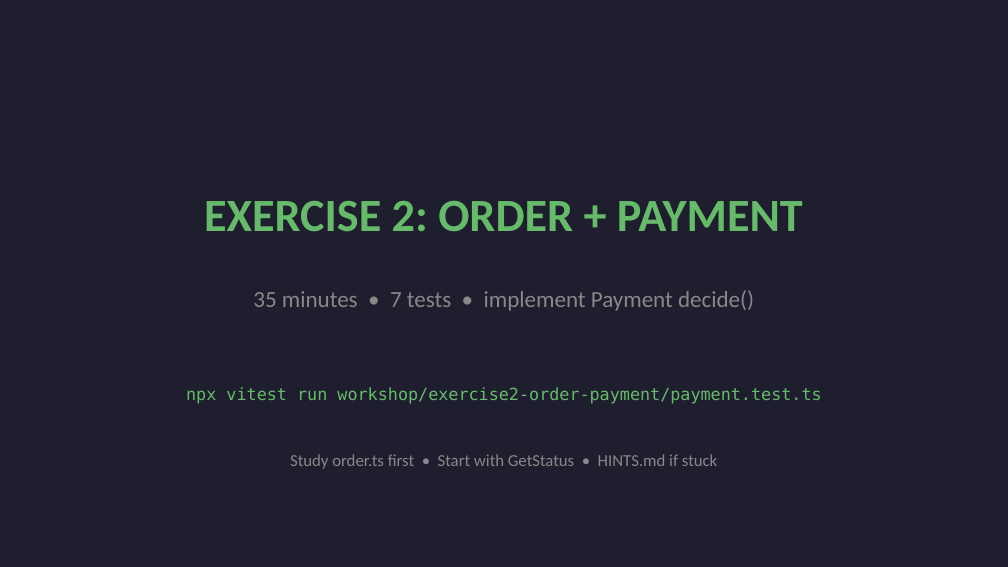
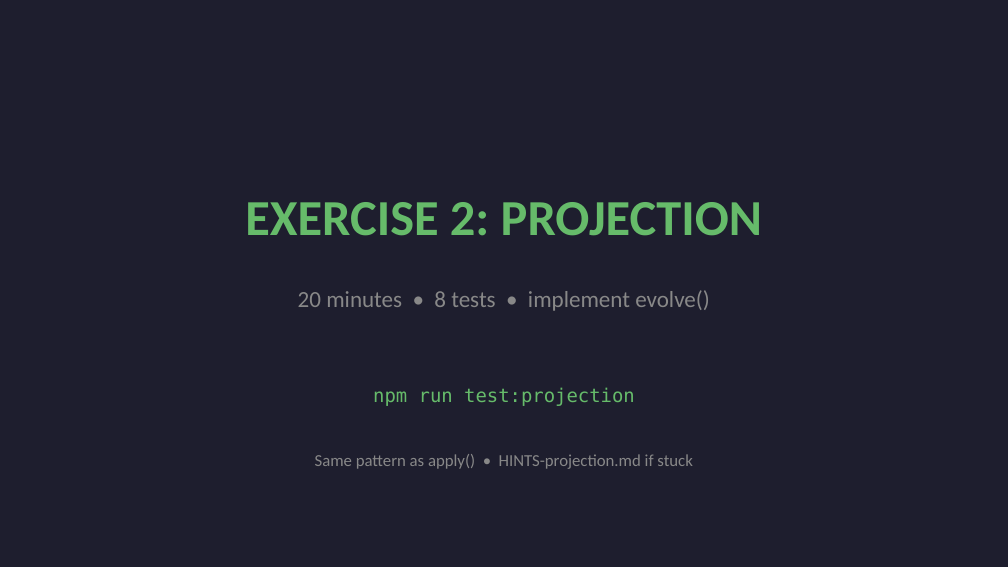
Before and after one commit to lambda-house/teob-ts-workshop-gift-card, a slide deck: slide 21 of slides/DDD-Workshop-Slides.pptx (slide 20 before the commit). Drawn at 1008x567 pixels with LibreOffice and Linux fonts; fonts in the diff are those of the drawing. Boxes give left, top, right and bottom in pixels: in the first picture for what was removed or moved away, otherwise in the second. Text is boxed around its words. In the diff, an @@ line names an element or a change of style, - is before the commit and + after.

```diff
--- a/slides/DDD-Workshop-Slides.pptx
+++ b/slides/DDD-Workshop-Slides.pptx
@@ text at box(245, 202, 762, 236): text changed; size 44 to 48 pt @@
-EXERCISE 2: ORDER + PAYMENT
+EXERCISE 2: PROJECTION
@@ text at box(298, 290, 710, 311): text changed @@
-35 minutes • 7 tests • implement Payment decide()
+20 minutes • 8 tests • implement evolve()
@@ text at box(373, 387, 635, 406): text changed; size 16 to 18 pt @@
-npx vitest run workshop/exercise2-order-payment/payment.test.ts
+npm run test:projection
@@ text at box(315, 454, 692, 469): text changed @@
-Study order.ts first • Start with GetStatus • HINTS.md if stuck
+Same pattern as apply() • HINTS-projection.md if stuck
```
Also in this commit, not shown: 15 other slides changed, 6 slides added, 6 slides removed, 2 other files.
